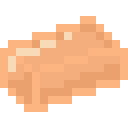
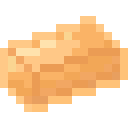
Revision of a layered 128px x 128px image; what changed, layer by layer:
renamed "Near White copy" to "Bright", painted on it over (x1=8, y1=32, x2=72, y2=72)
renamed "Pure Border copy" to "Hilight", painted on it over (x1=0, y1=16, x2=128, y2=112)
removed layer "Pure Bright copy" over (x1=8, y1=32, x2=120, y2=88)
removed layer "Pure Dark copy" over (x1=8, y1=24, x2=120, y2=104)
removed layer "Outside Border 2 copy" over (x1=32, y1=48, x2=128, y2=112)
removed layer "Dark 4 copy" over (x1=40, y1=72, x2=120, y2=104)
removed layer "Dark 3 copy" over (x1=40, y1=64, x2=120, y2=96)
removed layer "Dark 2 copy" over (x1=40, y1=56, x2=120, y2=88)
renamed "Main Color" to "Light", moved it above "Light-Medium", painted on it over (x1=8, y1=32, x2=104, y2=80)
renamed "Slightly Darker" to "Light-Medium", moved it above "Medium", painted on it over (x1=8, y1=24, x2=112, y2=88)
renamed "Dark 1" to "Medium", moved it above "Medium-Dark", painted on it over (x1=8, y1=40, x2=112, y2=104)
renamed "Dark 2" to "Medium-Dark", moved it above "Dark", painted on it over (x1=8, y1=48, x2=120, y2=104)
renamed "Border 2" to "Dark", moved it above "Darker", painted on it over (x1=32, y1=48, x2=120, y2=96)
removed layer "Border 1" over (x1=32, y1=72, x2=40, y2=104)
renamed "Dark 4" to "Darker", moved it above "Darkest", painted on it over (x1=32, y1=72, x2=120, y2=104)
removed layer "Dark 3" over (x1=40, y1=64, x2=120, y2=96)
renamed "Outside Border 1" to "Darkest", painted on it over (x1=0, y1=16, x2=120, y2=112)
renamed "Outside Border 2" to "Border", painted on it over (x1=32, y1=48, x2=128, y2=112)
